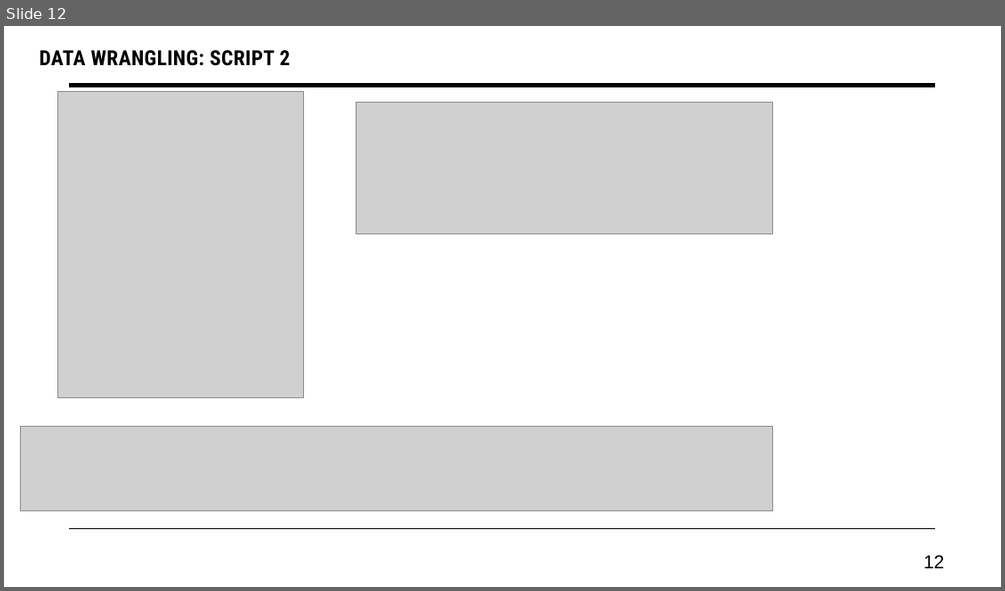
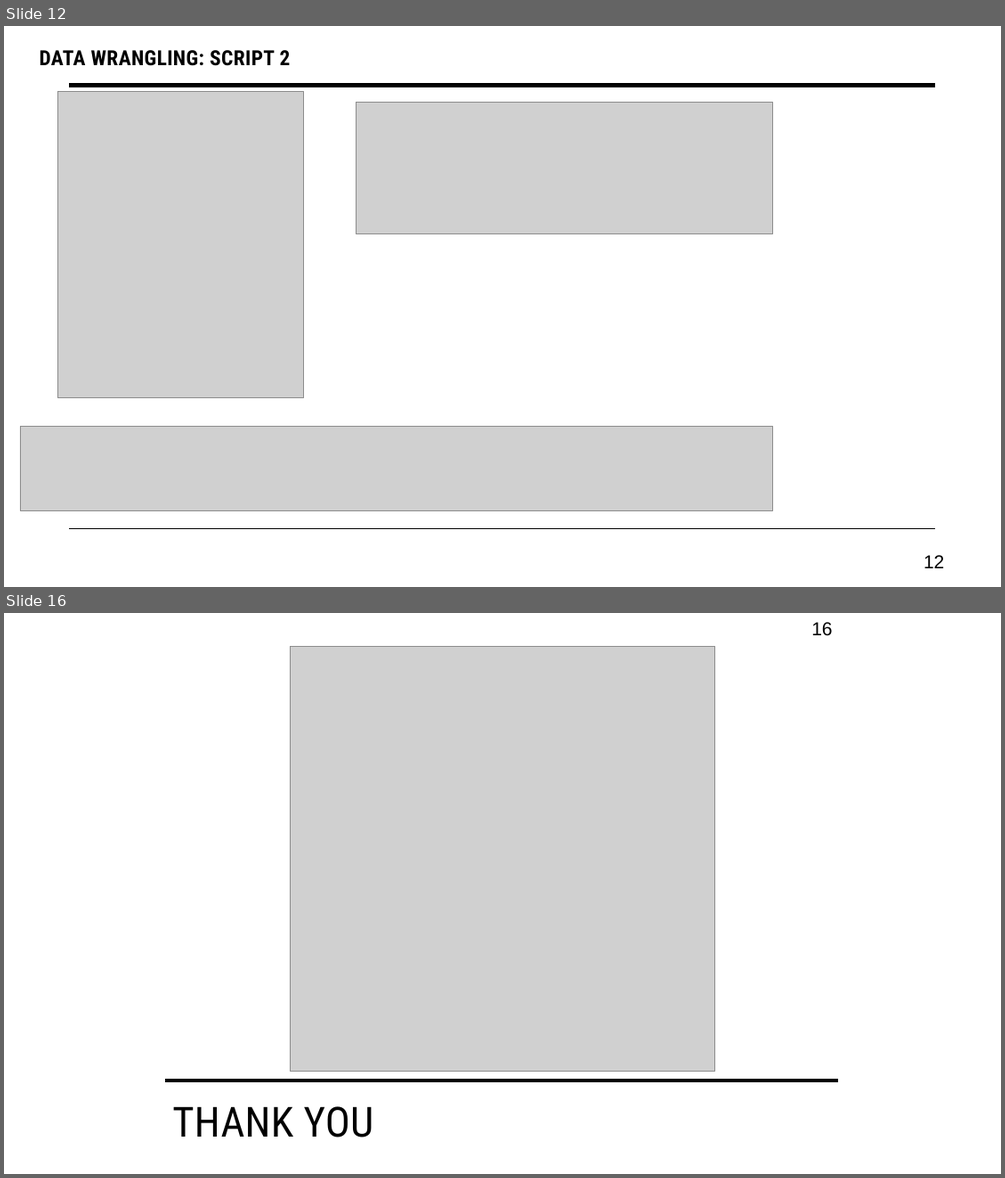
Before and after one commit to aftabzmn1/bison-impact-analysis_with_ML, a slide deck: Presentation/Bison Impact on GrassLand.pptx. Shown one above the other, each under a label of ours: slide 12 before the commit, slides 12 and 16 after it; the slides between them are not shown. The pictures are 1005x591 and 1005x1178 pixels, drawn with LibreOffice and Linux fonts; fonts in the diff are those of the drawing; grey boxes stand for pictures. Boxes give left, top, right and bottom in pixels: in the first picture for what was removed or moved away, otherwise in the second. Text is boxed around its words. In the diff, an @@ line names an element or a change of style, - is before the commit and + after.

```diff
--- a/Presentation/Bison Impact on GrassLand.pptx
+++ b/Presentation/Bison Impact on GrassLand.pptx
@@ slide 16 added at [4, 613, 1001, 1174], background #FFFFFF @@
@@ page number added at [811, 622, 832, 636], 18 pt, text #000000 @@
+16
@@ picture added at [291, 646, 715, 1070] @@
@@ line added from (165, 1080) to (838, 1080), #000000 3.5 pt @@
@@ title added at [172, 1106, 374, 1137], 40 pt, text #000000 @@
+THANK YOU
```
Also in this commit, not shown: 4 slides changed, 1 other slide added, 10 other files.
